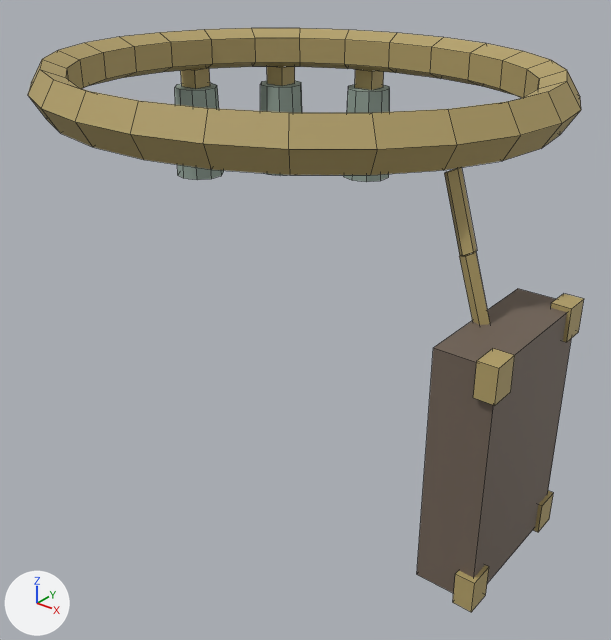
One commit to the FBX model Assets/Resources/Wear/Skeleton/SinBelt.fbx: the scene before it, then after it.
Camera for both pictures: a 50 mm lens placed at (0.242, -0.295, 0.673), pointed at (0.014, -0.011, 0.497). Lighting does not change. The marker at lower left points along +X, +Y and +Z. The picture after the commit comes second. Mesh edges are drawn as thin lines.

In view in the first picture: 'SinBelt'.
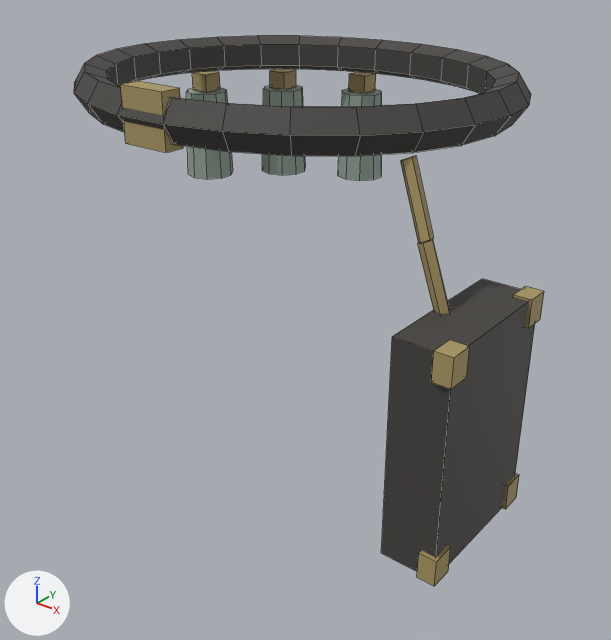
The change in detail:
Material 'Dark' (mat_dark) is new.
Its base color is (0.06, 0.055, 0.05) (dark grey #45423f).
Its roughness is 0.66.
me_sinbelt is used by ob_sinbelt; location (0.0, 0.0, 0.0).
me_sinbelt had 274 vertices, 228 faces and spanned x -0.123..0.142, y -0.108..0.116, z 0.437..0.614.
me_sinbelt now has 282 vertices, 234 faces and spans x -0.107..0.127, y -0.09..0.103, z 0.443..0.615.
me_sinbelt part 1: the loose piece of 130 vertices spanning x -0.123..0.123, y -0.108..0.108, z 0.594..0.614 is scaled about its middle by 0.833, in mat_dark (dark grey #45423f).
me_sinbelt part 2: a new loose piece, a box spanning x -0.0112..0.0112, y -0.0886..-0.08, z 0.593..0.615, in mat_gold (yellow #aa9763).
me_sinbelt part 3: the loose piece of 10 vertices spanning x 0.099..0.115, y -0.045..-0.037, z 0.562..0.594 is moved by (-0.016, -0.003, 0.002).
me_sinbelt part 4: the loose piece of 10 vertices spanning x 0.109..0.123, y -0.045..-0.037, z 0.535..0.565 is moved by (-0.015, -0.003, 0.002).
me_sinbelt part 5: a new loose piece, a box spanning x 0.101..0.126, y -0.072..-0.007, z 0.444..0.54, in mat_dark (dark grey #45423f).
me_sinbelt part 6: the loose piece of 8 vertices spanning x 0.134..0.142, y -0.071..-0.06, z 0.437..0.451 is moved by (-0.015, -0.003, 0.005).
me_sinbelt part 7: the loose piece of 8 vertices spanning x 0.134..0.142, y -0.071..-0.06, z 0.527..0.541 is moved by (-0.015, -0.003, 0.001).
me_sinbelt part 8: the loose piece of 8 vertices spanning x 0.134..0.142, y -0.014..-0.002, z 0.437..0.451 is moved by (-0.015, -0.002, 0.005).
me_sinbelt part 9: the loose piece of 8 vertices spanning x 0.134..0.142, y -0.014..-0.002, z 0.527..0.541 is moved by (-0.015, -0.002, 0.001).
me_sinbelt part 10: a new loose piece, a 10-sided cut cone along z (radius 0.013 at the low end, 0.011 at the high end) spanning x -0.107..-0.083, y 0.026..0.052, z 0.538..0.584, in mat_glass (grey #95a69b).
me_sinbelt part 11: the loose piece of 8 vertices spanning x -0.114..-0.103, y 0.039..0.05, z 0.584..0.594 is moved by (0.014, -0.005, 0.0).
me_sinbelt part 12: a new loose piece, a 10-sided cut cone along z (radius 0.013 at the low end, 0.011 at the high end) spanning x -0.08..-0.055, y 0.058..0.084, z 0.538..0.584, in mat_glass (grey #95a69b).
me_sinbelt part 13: the loose piece of 8 vertices spanning x -0.083..-0.072, y 0.075..0.086, z 0.584..0.594 is moved by (0.01, -0.01, 0.0).
me_sinbelt part 14: a new loose piece, a 10-sided cut cone along z (radius 0.013 at the low end, 0.011 at the high end) spanning x -0.039..-0.015, y 0.077..0.103, z 0.538..0.584, in mat_glass (grey #95a69b).
me_sinbelt part 15: the loose piece of 8 vertices spanning x -0.037..-0.025, y 0.096..0.108, z 0.584..0.594 is moved by (0.004, -0.012, 0.0).
me_sinbelt part 16: the loose piece of 20 vertices spanning x -0.044..-0.018, y 0.088..0.116, z 0.534..0.584 is deleted.
me_sinbelt part 17: the loose piece of 20 vertices spanning x -0.09..-0.064, y 0.067..0.094, z 0.534..0.584 is deleted.
me_sinbelt part 18: the loose piece of 20 vertices spanning x -0.122..-0.096, y 0.031..0.058, z 0.534..0.584 is deleted.
me_sinbelt part 19: the loose piece of 8 vertices spanning x 0.116..0.14, y -0.069..-0.005, z 0.439..0.539 is deleted.
me_sinbelt no longer uses material mat_leather (brown #716357).
me_sinbelt gains material mat_dark (dark grey #45423f).

Location of each change, (x1, y1, x2, y2) in pixels of the pictures (611 x 640 px; the box of a moved part takes in the faces that stretch with it):
'SinBelt', reshaped (15% narrower)
    before: (28, 28, 584, 612)
    after: (74, 36, 544, 586)
part 1 of me_sinbelt, moved or reshaped
    before: (28, 28, 581, 175)
    after: (74, 36, 531, 156)
part 2 of me_sinbelt, added (yellow)
    after: (120, 81, 183, 153)
part 3 of me_sinbelt, moved or reshaped
    before: (444, 167, 477, 256)
    after: (401, 156, 434, 243)
part 4 of me_sinbelt, moved or reshaped
    before: (459, 251, 490, 325)
    after: (417, 239, 449, 314)
part 5 of me_sinbelt, added
    after: (381, 279, 535, 571)
part 6 of me_sinbelt, moved or reshaped
    before: (453, 565, 489, 612)
    after: (417, 546, 451, 586)
part 7 of me_sinbelt, moved or reshaped
    before: (473, 348, 515, 406)
    after: (431, 340, 470, 389)
part 8 of me_sinbelt, moved or reshaped
    before: (533, 491, 553, 532)
    after: (502, 473, 519, 509)
part 9 of me_sinbelt, moved or reshaped
    before: (551, 294, 584, 342)
    after: (513, 286, 544, 328)
part 10 of me_sinbelt, added
    after: (186, 87, 233, 179)
part 11 of me_sinbelt, moved or reshaped
    before: (181, 68, 210, 89)
    after: (192, 71, 220, 92)
part 12 of me_sinbelt, added
    after: (262, 85, 306, 175)
part 13 of me_sinbelt, moved or reshaped
    before: (267, 66, 295, 86)
    after: (270, 69, 296, 89)
part 14 of me_sinbelt, added
    after: (338, 89, 382, 181)
part 15 of me_sinbelt, moved or reshaped
    before: (355, 69, 384, 90)
    after: (349, 72, 376, 93)
part 16 of me_sinbelt, deleted
    before: (344, 84, 390, 182)
part 17 of me_sinbelt, deleted
    before: (260, 80, 302, 176)
part 18 of me_sinbelt, deleted
    before: (175, 83, 224, 180)
part 19 of me_sinbelt, deleted
    before: (417, 289, 571, 593)
